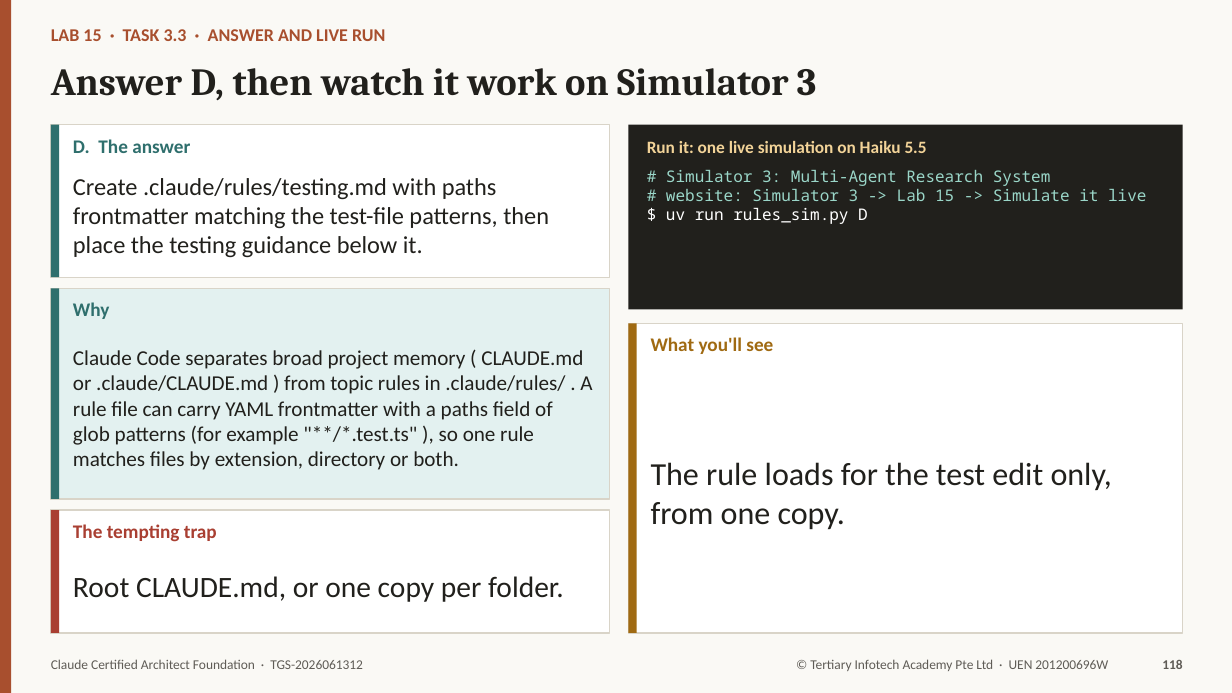
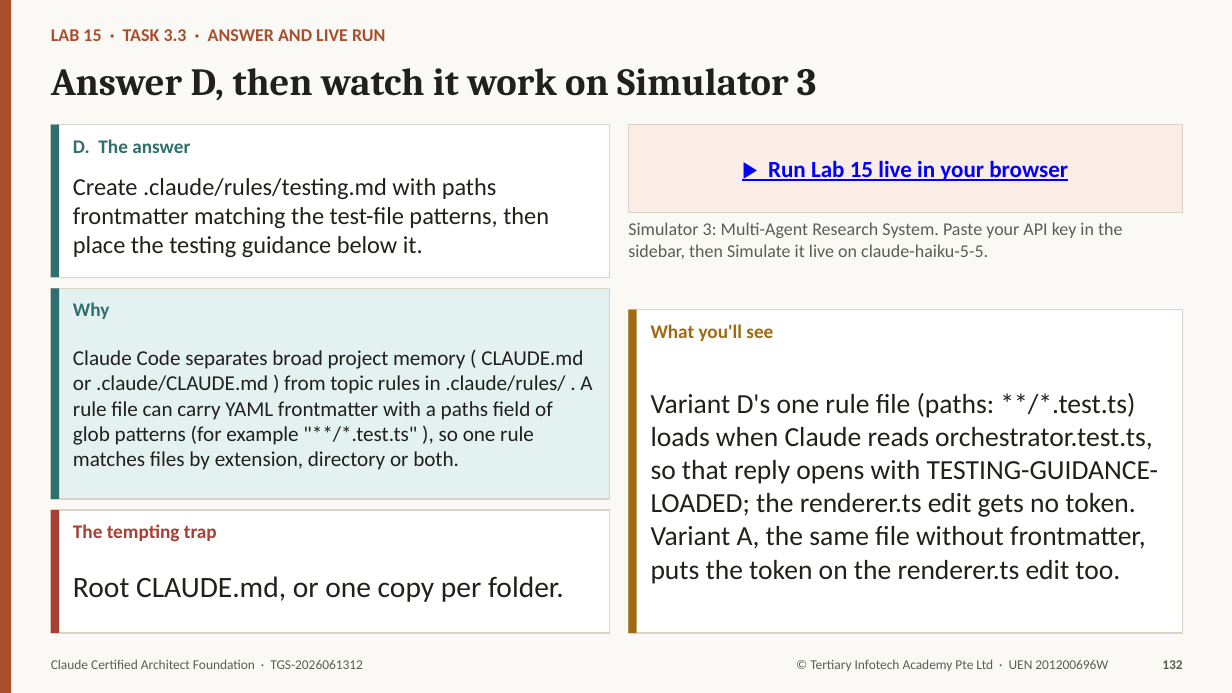
Before and after one commit to tertiarycourses/TGS-2026061312-Claude-Certified-Architect-Foundation, a slide deck: slide 132 of courseware/TGS-2026061312-Claude-Certified-Architect-Foundation-Trainer-Slides-v3.0.pptx (slide 118 before the commit). Drawn at 1232x693 pixels with LibreOffice and Linux fonts; fonts in the diff are those of the drawing. Boxes give left, top, right and bottom in pixels: in the first picture for what was removed or moved away, otherwise in the second. Text is boxed around its words. In the diff, an @@ line names an element or a change of style, - is before the commit and + after.

```diff
--- a/courseware/TGS-2026061312-Claude-Certified-Architect-Foundation-Trainer-Slides-v3.0.pptx
+++ b/courseware/TGS-2026061312-Claude-Certified-Architect-Foundation-Trainer-Slides-v3.0.pptx
@@ rectangle "▶ Run Lab 15 live ...": place and size @@
-rectangle "▶ Run Lab 15 live ..." at bbox=[628, 125, 1183, 310]
+rectangle "▶ Run Lab 15 live ..." at bbox=[628, 125, 1183, 213]
@@ rectangle "▶ Run Lab 15 live ..." at bbox=[628, 125, 1183, 213]: fill #21201C to #FBEDE6; outline none to #D9D4C8 1 pt @@
@@ text removed at bbox=[666, 170, 1146, 224] @@
-# Simulator 3: Multi-Agent Research System
-# website: Simulator 3 -> Lab 15 -> Simulate it live
-$ uv run rules_sim.py D
@@ text in rectangle at bbox=[768, 160, 1068, 181]: text added @@
+▶ Run Lab 15 live in your browser
@@ text at bbox=[628, 222, 1122, 259]: text changed; size 13.5 to 14 pt; text colour #F2D398 to #5F5C56; bold off @@
-Run it: one live simulation on Haiku 5.5
+Simulator 3: Multi-Agent Research System. Paste your API key in the sidebar, then Simulate it live on claude-haiku-5-5.
@@ rectangle: place and size @@
-rectangle at bbox=[628, 323, 1183, 633]
+rectangle at bbox=[628, 310, 1183, 633]
@@ rectangle: place and size @@
-rectangle at bbox=[628, 323, 637, 633]
+rectangle at bbox=[628, 310, 637, 633]
@@ text "What you'll see": place and size @@
-text "What you'll see" at bbox=[651, 337, 773, 354]
+text "What you'll see" at bbox=[651, 324, 773, 341]
@@ text at bbox=[651, 393, 1159, 584]: text changed; size 25 to 21.5 pt @@
-The rule loads for the test edit only, from one copy.
+Variant D's one rule file (paths: **/*.test.ts) loads when Claude reads orchestrator.test.ts, so that reply opens with TESTING-GUIDANCE-LOADED; the renderer.ts edit gets no token. Variant A, the same file without frontmatter, puts the token on the renderer.ts edit too.
@@ text at bbox=[1162, 660, 1182, 669]: text changed @@
-118
+132
```
Also in this commit, not shown: 176 other slides changed, 33 slides added, 1 other file.
